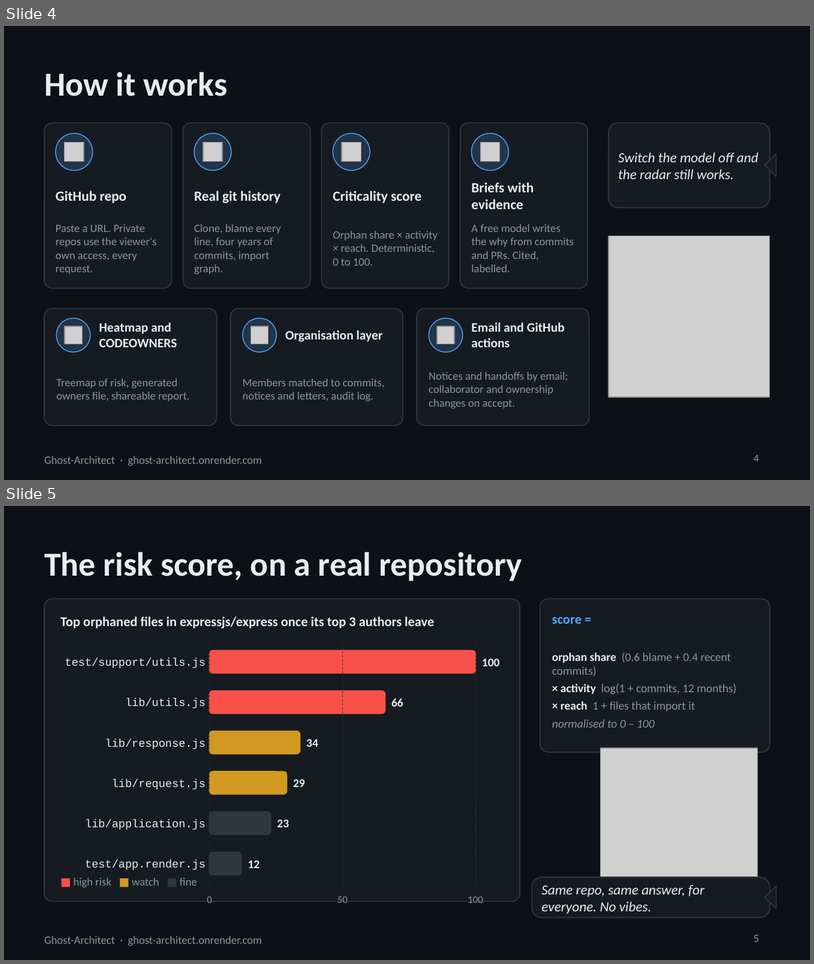
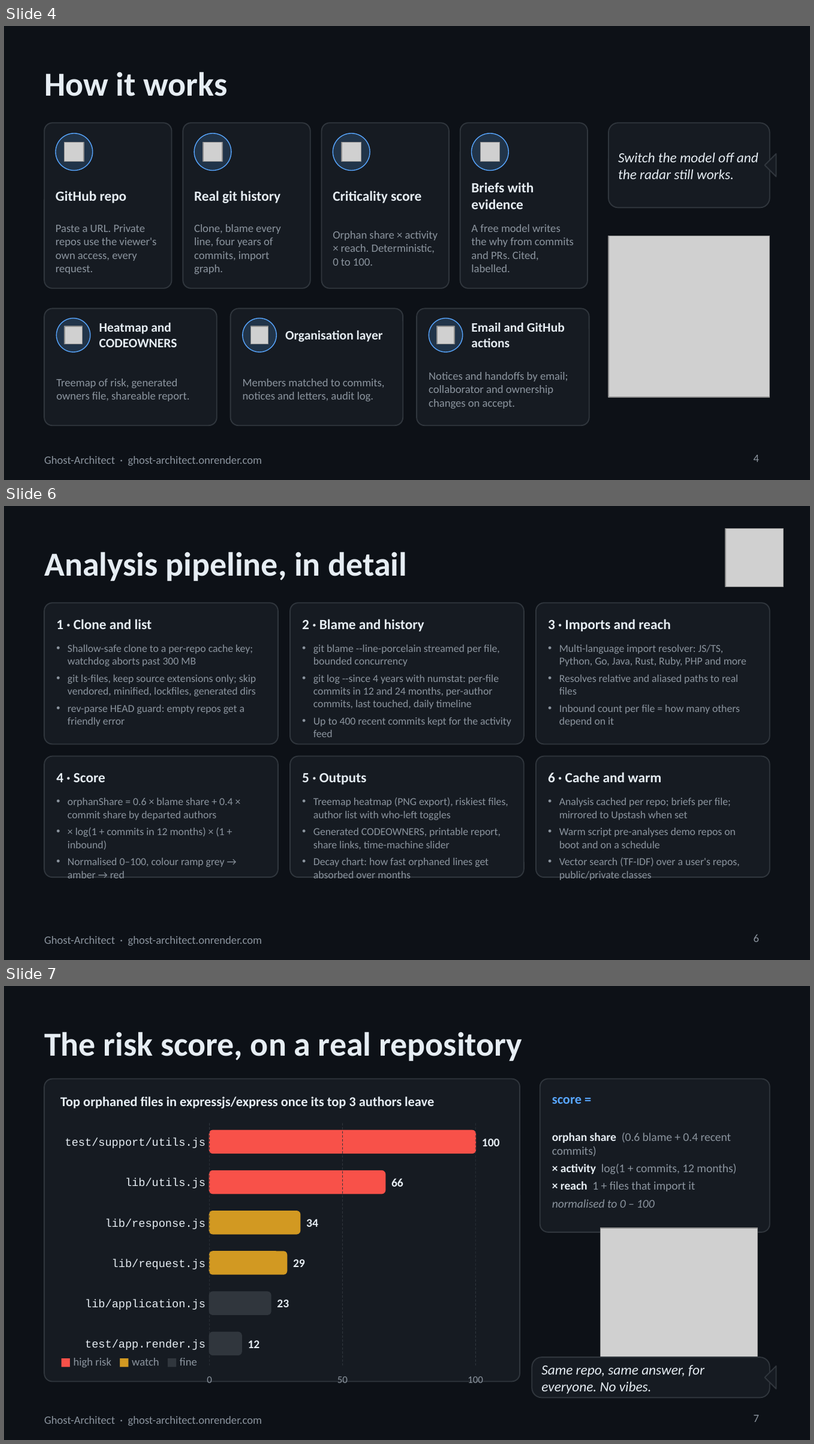
Before and after one commit to yabhinav1/ghost-architect, a slide deck: docs/Ghost-Architect-overview.pptx. Shown one above the other, each under a label of ours: slides 4 and 5 before the commit, slides 4, 6 and 7 after it; the slides between them are not shown. The pictures are 814x964 and 814x1444 pixels, drawn with LibreOffice and Linux fonts; fonts in the diff are those of the drawing; grey boxes stand for pictures. Boxes give left, top, right and bottom in pixels: in the first picture for what was removed or moved away, otherwise in the second. Text is boxed around its words. In the diff, an @@ line names an element or a change of style, - is before the commit and + after.

Commit message:
Deck: 19 slides with architecture, pipeline, explain engine, data model, handover intelligence, permissions matrix, security, email and GitHub actions, deployment and quality

```diff
--- a/docs/Ghost-Architect-overview.pptx
+++ b/docs/Ghost-Architect-overview.pptx
@@ slide 6 added at (4, 506, 810, 960), background #0D1117; not listed: 1 template element that a slide beside it also shows @@
@@ picture added at (726, 529, 784, 586) @@
@@ title added at (44, 552, 407, 581), 30 pt, text #E6EDF3, bold @@
+Analysis pipeline, in detail
@@ rounded rectangle added at (44, 603, 278, 744), fill #161B22, outline #30363D 1 pt @@
@@ rounded rectangle added at (290, 603, 524, 744), fill #161B22, outline #30363D 1 pt @@
@@ rounded rectangle added at (536, 603, 770, 744), fill #161B22, outline #30363D 1 pt @@
@@ text added at (56, 619, 152, 629), 12.5 pt, text #E6EDF3, bold @@
+1 · Clone and list
@@ text added at (302, 619, 425, 631), 12.5 pt, text #E6EDF3, bold @@
+2 · Blame and history
@@ text added at (548, 619, 671, 631), 12.5 pt, text #E6EDF3, bold @@
+3 · Imports and reach
@@ text added at (68, 645, 256, 726), 9.5 pt, text #8B949E @@
+• Shallow-safe clone to a per-repo cache key; watchdog aborts past 300 MB
+• git ls-files, keep source extensions only; skip vendored, minified, lockfiles, generated dirs
+• rev-parse HEAD guard: empty repos get a friendly error
@@ text added at (314, 645, 512, 737), 9.5 pt, text #8B949E @@
+• git blame --line-porcelain streamed per file, bounded concurrency
+• git log --since 4 years with numstat: per-file commits in 12 and 24 months, per-author commits, last touched, daily timeline
+• Up to 400 recent commits kept for the activity feed
@@ text added at (560, 645, 747, 726), 9.5 pt, text #8B949E @@
+• Multi-language import resolver: JS/TS, Python, Go, Java, Rust, Ruby, PHP and more
+• Resolves relative and aliased paths to real files
+• Inbound count per file = how many others depend on it
@@ rounded rectangle added at (44, 756, 278, 877), fill #161B22, outline #30363D 1 pt @@
@@ rounded rectangle added at (290, 756, 524, 877), fill #161B22, outline #30363D 1 pt @@
@@ rounded rectangle added at (536, 756, 770, 877), fill #161B22, outline #30363D 1 pt @@
@@ text added at (56, 772, 105, 782), 12.5 pt, text #E6EDF3, bold @@
+4 · Score
@@ text added at (302, 772, 367, 784), 12.5 pt, text #E6EDF3, bold @@
+5 · Outputs
@@ text added at (548, 772, 662, 782), 12.5 pt, text #E6EDF3, bold @@
+6 · Cache and warm
@@ text added at (68, 798, 233, 867), 9.5 pt, text #8B949E @@
+• orphanShare = 0.6 × blame share + 0.4 × commit share by departed authors
+• × log(1 + commits in 12 months) × (1 + inbound)
+• Normalised 0–100, colour ramp grey → amber → red
@@ text added at (314, 797, 509, 867), 9.5 pt, text #8B949E @@
+• Treemap heatmap (PNG export), riskiest files, author list with who-left toggles
+• Generated CODEOWNERS, printable report, share links, time-machine slider
+• Decay chart: how fast orphaned lines get absorbed over months
@@ text added at (560, 798, 740, 867), 9.5 pt, text #8B949E @@
+• Analysis cached per repo; briefs per file; mirrored to Upstash when set
+• Warm script pre-analyses demo repos on boot and on a schedule
+• Vector search (TF-IDF) over a user's repos, public/private classes
@@ page number added at (754, 934, 759, 942), 10 pt, text #8B949E @@
+6
@@ what was slide 5 is now slide 7 @@
@@ page number at (754, 1414, 759, 1422): text changed @@
-5
+7
```
Also in this commit, not shown: 8 other slides added, 1 other file.
